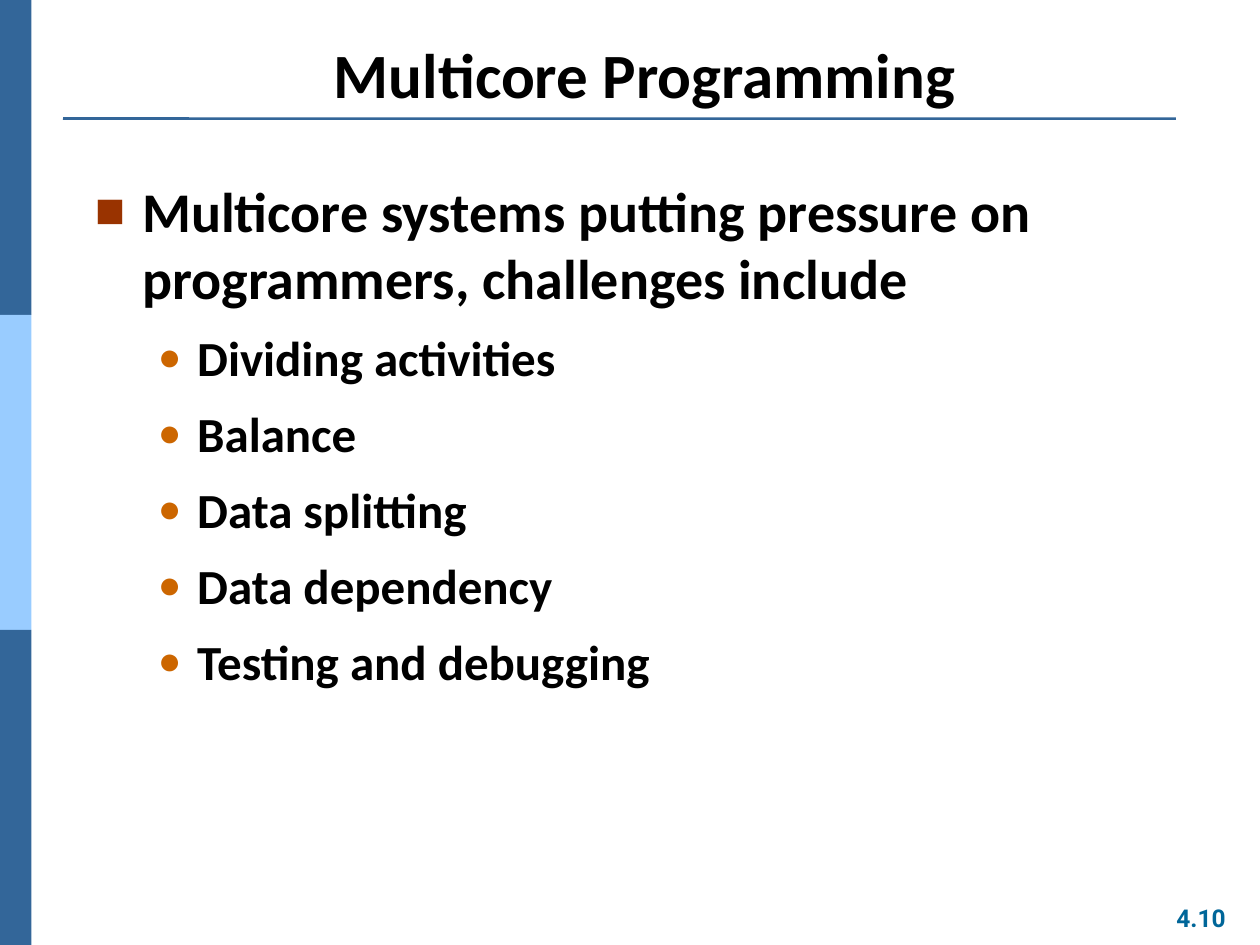
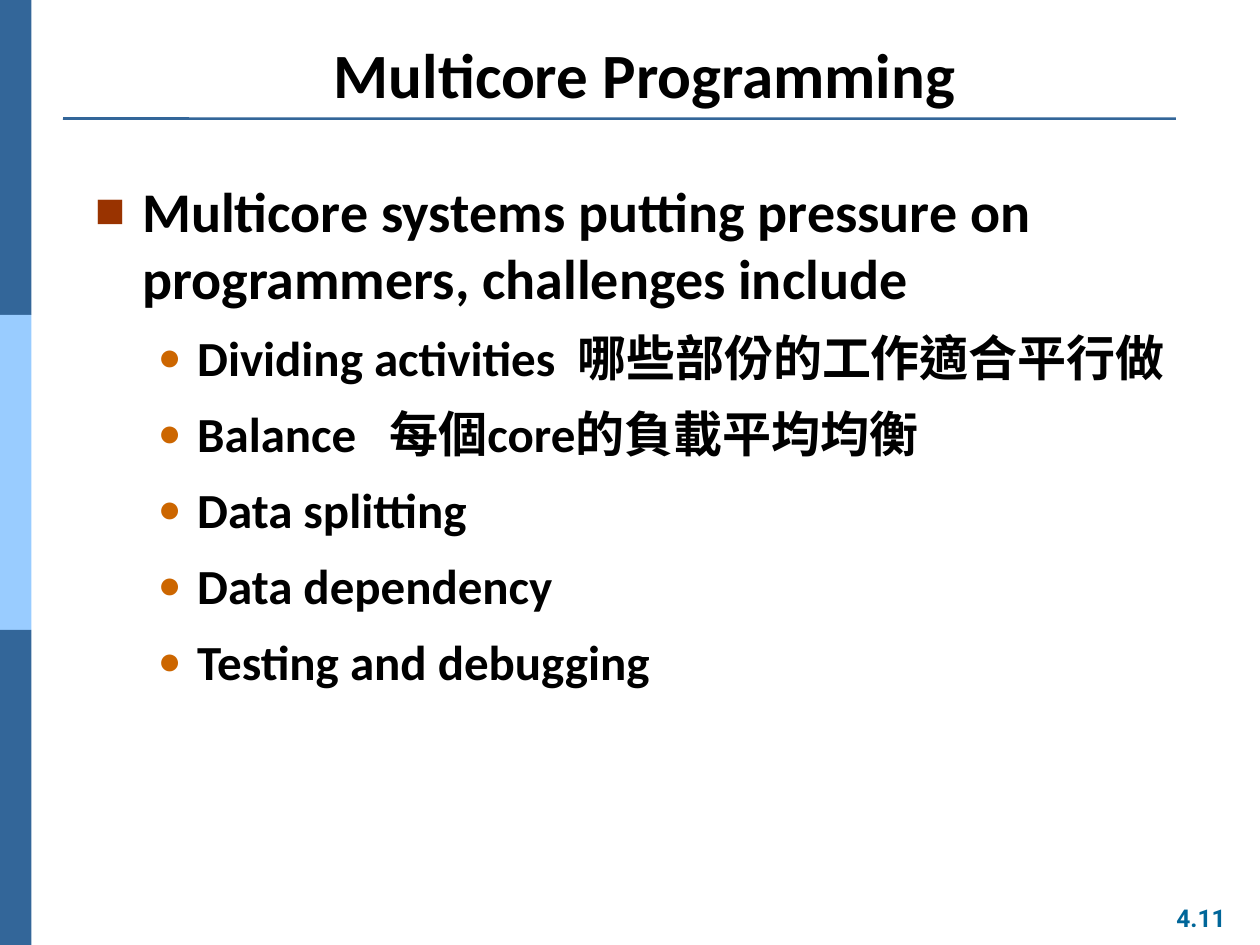
Before and after one commit to Yang09701194/OS_Learning, a slide deck: slide 11 of ch04.pptx (slide 10 before the commit). Drawn at 1260x945 pixels with LibreOffice and Linux fonts; fonts in the diff are those of the drawing. Boxes give left, top, right and bottom in pixels: in the first picture for what was removed or moved away, otherwise in the second. Text is boxed around its words. In the diff, an @@ line names an element or a change of style, - is before the commit and + after.

```diff
--- a/ch04.pptx
+++ b/ch04.pptx
@@ text at (197, 334, 1164, 457): text changed @@
-  ● Dividing activities
-  ● Balance
+  ● Dividing activities 哪些部份的工作適合平行做
+  ● Balance 每個core的負載平均均衡
@@ page number at (1176, 909, 1225, 927): text changed @@
-4.10
+4.11
```
Also in this commit, not shown: 5 other slides changed, 1 slide added.
